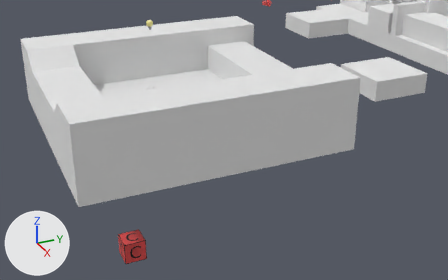
An edit to the Blender file etc/blend/levels/FirstStepsII.blend, drawn before and after from the same camera.
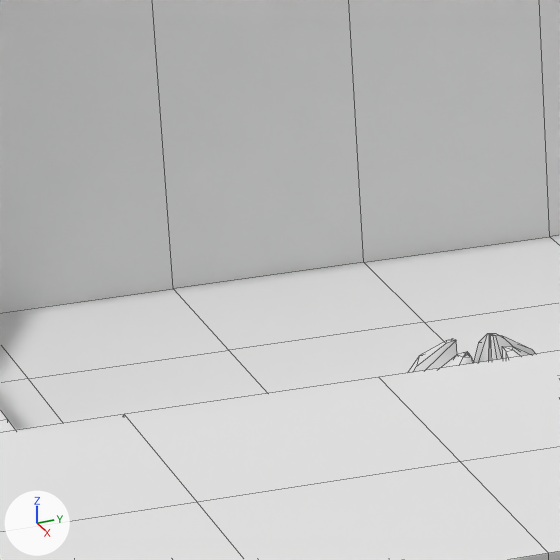
There are two pictures of each version: one from a camera (50 mm lens) standing at (23.33, -5.94, 9.63) and looking at (1.08, 4.08, -1.49), one close up on the part from 23% to 36% of the width and 18% to 39% of the height. The axes (+X, +Y, +Z) are drawn at lower left. The lights are the same throughout. The close-ups show mesh edges as thin lines.

Names of what the first close-up shows: 'FirstStepsII_b5', 'Player'.
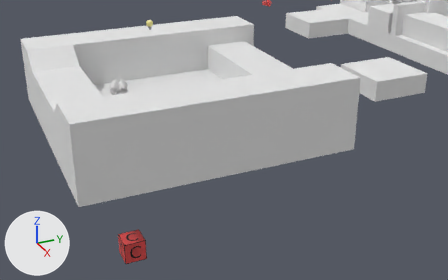
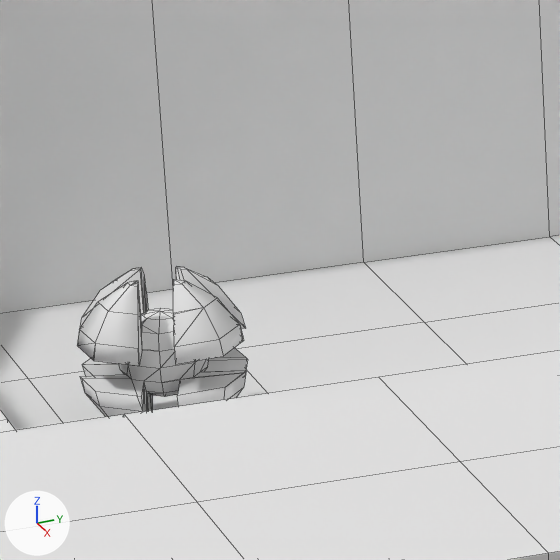
Changed parts and their boxes [x1, y1, x2, y2] in the close-ups (560 x 560 px):
'Player', moved, turned
    before: [408, 334, 536, 373]
    after: [77, 266, 248, 417]

The edits, one by one:
Object 'Player' (ob_player) moves from (-0.5, 1.499, 0.39) to (-2.03, 0.428, 0.39).
Object 'Player' (ob_player) turns from (0, 0, 0) to (0, 0, -18) degrees about x, y and z.
